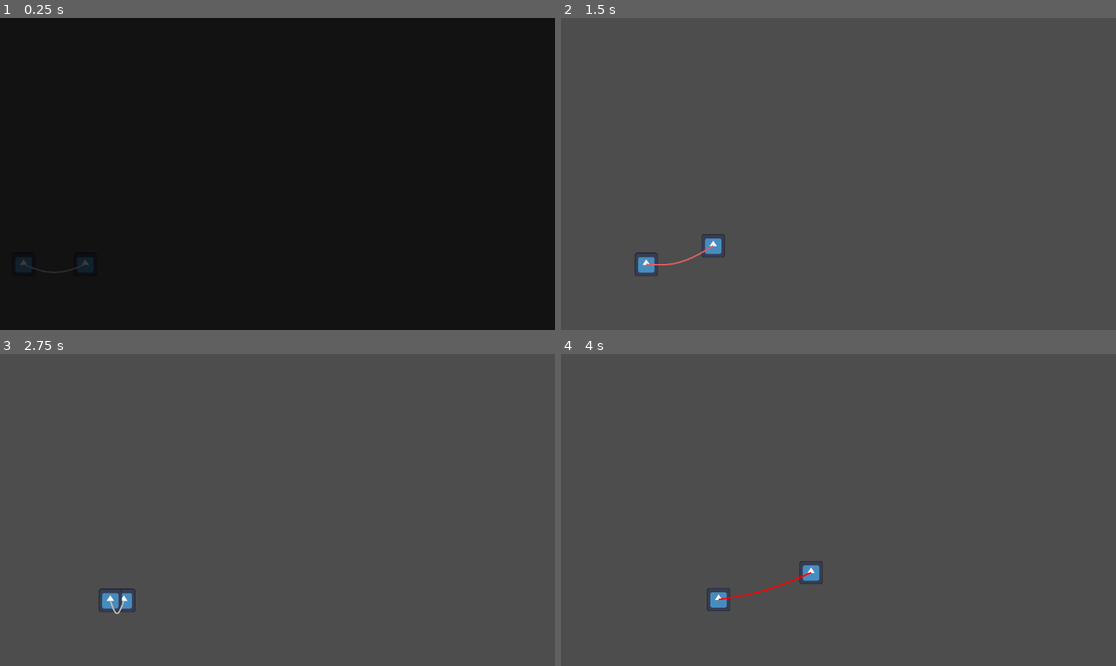
Above: before the commit, frames 1-4 (two rows, left to right).
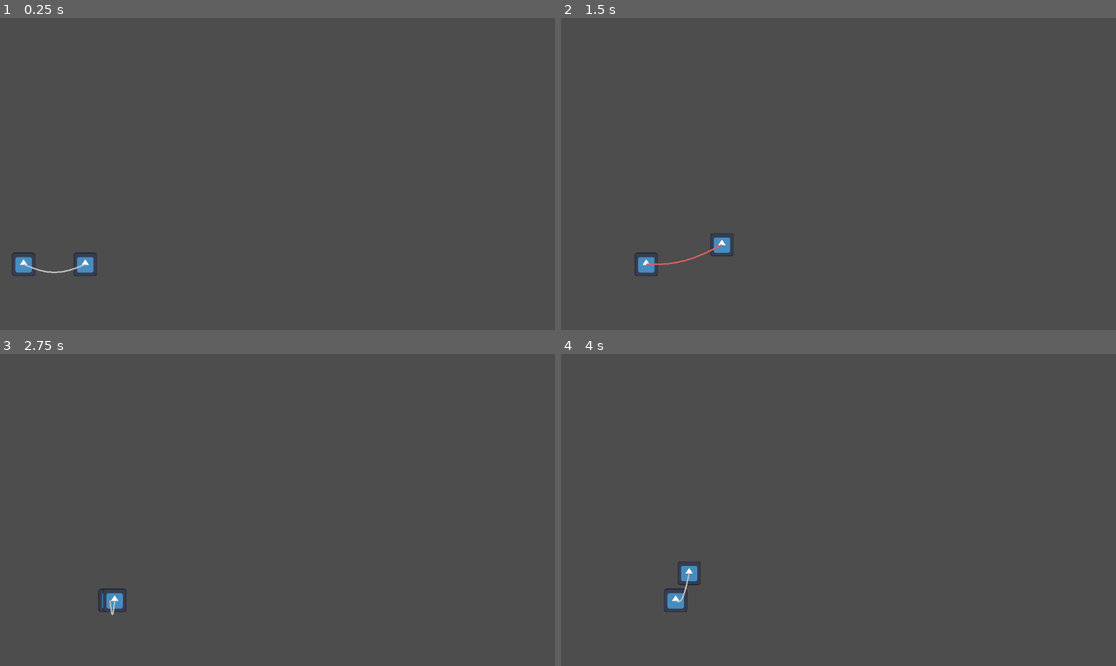
Above: after the commit, the same moments.

Repository: g3evorz/global-game-jam
Game: Godot game, scene res://Scenes/main.tscn
The game is run twice, just before and just after one commit, with the same random seed, the same clock (stepped at 60 frames per second) and the same inputs. The engine's default icon, where the game draws it, is replaced by a stand-in: a white triangle on a blue panel in a dark square.
Inputs:
- Up to frame 1 (0.25 s): no input
- Up to frame 2 (1.5 s): hold D (Right_1) from 0.53 s (still down); tap L (Left_2) at 0.6 s; tap W (Jump_1) at 0.77 s; tap J (Right_2) at 1.35 s
- Up to frame 3 (2.75 s): tap W (Jump_1) at 1.52 s; release D (Right_1) at 2.03 s; hold A (Left_1) from 2.03 s (still down); hold K (down_2) from 2.03 s (still down)
- Up to frame 4 (4 s): release A (Left_1) at 2.78 s; release K (down_2) at 2.78 s; hold D (Right_1) from 2.78 s (still down); tap L (Left_2) at 2.85 s; tap W (Jump_1) at 3.02, 3.77 s; tap J (Right_2) at 3.6 s

The runs differ from the first frame. In frame 1, 100% of the frame differs, in the area x 0-100%, y 0-100%; in frame 2, 0.3%; in frame 3, 0.2%; in frame 4, 0.9%.

Commit message:
mask drop

Diff:
--- a/Scenes/Player.tscn
+++ /dev/null
@@ -1,5 +0,0 @@
-[gd_scene format=3 uid="uid://dl5ued4tbdqp"]
-
-[node name="CharacterBody2D" type="CharacterBody2D" unique_id=960122774]
-
-[node name="CollisionShape2D" type="CollisionShape2D" parent="." unique_id=912313588]
--- a/Scenes/Player_1.tscn
+++ b/Scenes/Player_1.tscn
@@ -1,14 +1,15 @@
 [gd_scene format=3 uid="uid://dl5ued4tbdqp"]
 
-[ext_resource type="Script" uid="uid://btipd6bbc0g1m" path="res://Scripts/player_1.gd" id="1_kyqiw"]
+[ext_resource type="Script" uid="uid://3phrsbje1auh" path="res://Scripts/player_1.gd" id="1_kyqiw"]
 [ext_resource type="Texture2D" uid="uid://6h1leoblr3b" path="res://icon.svg" id="1_rpqav"]
 
 [sub_resource type="CapsuleShape2D" id="CapsuleShape2D_qbkls"]
 radius = 14.0
 height = 48.0
 
-[node name="Player_1" type="CharacterBody2D" unique_id=122645840]
+[node name="Player_1" type="CharacterBody2D" unique_id=122645840 groups=["player"]]
 z_index = 1
+collision_layer = 2
 script = ExtResource("1_kyqiw")
 
 [node name="Sprite2D" type="Sprite2D" parent="." unique_id=1476258077]
--- a/Scenes/Player_2.tscn
+++ b/Scenes/Player_2.tscn
@@ -8,6 +8,7 @@
 height = 48.0
 
 [node name="Player_2" type="CharacterBody2D" unique_id=960122774]
+collision_layer = 2
 script = ExtResource("1_iqhtf")
 
 [node name="Sprite2D" type="Sprite2D" parent="." unique_id=1476258077]
--- a/Scenes/main.tscn
+++ b/Scenes/main.tscn
@@ -6,6 +6,7 @@
 [ext_resource type="PackedScene" uid="uid://cypgstlswfr6h" path="res://Scenes/LaddderArea2D.tscn" id="4_jjvhh"]
 [ext_resource type="Script" uid="uid://d2oshpl5310mu" path="res://Scripts/chain.gd" id="5_kry3j"]
 [ext_resource type="Script" uid="uid://drmnebmex6guc" path="res://Scripts/main_ui.gd" id="6_21xkr"]
+[ext_resource type="PackedScene" uid="uid://bd1wnwb5v5t2j" path="res://Scenes/mask_drop.tscn" id="7_6bp64"]
 
 [sub_resource type="WorldBoundaryShape2D" id="WorldBoundaryShape2D_bo1nx"]
 distance = -26.0
@@ -69,6 +70,7 @@
 
 [node name="Player_2" parent="." unique_id=1689809568 instance=ExtResource("3_8gbba")]
 position = Vector2(177, 506)
+item_scene = ExtResource("7_6bp64")
 
 [node name="StaticBody2D" type="StaticBody2D" parent="." unique_id=1512278732]
 position = Vector2(49, 511)
@@ -92,6 +94,7 @@
 chain_segments = 10
 
 [node name="Control" type="Control" parent="." unique_id=7466575]
+visible = false
 z_index = 10
 layout_mode = 3
 anchors_preset = 0
--- /dev/null
+++ b/Scenes/mask_drop.tscn
@@ -0,0 +1,26 @@
+[gd_scene format=3 uid="uid://bd1wnwb5v5t2j"]
+
+[ext_resource type="Script" uid="uid://bfhf42gcv00lh" path="res://Scripts/mask_drop.gd" id="1_pb8yt"]
+
+[sub_resource type="CircleShape2D" id="CircleShape2D_pb8yt"]
+
+[sub_resource type="CircleShape2D" id="CircleShape2D_w7fds"]
+radius = 11.0
+
+[node name="MaskDrop" type="RigidBody2D" unique_id=483263141]
+collision_layer = 4
+contact_monitor = true
+max_contacts_reported = 1
+script = ExtResource("1_pb8yt")
+
+[node name="CollisionShape2D" type="CollisionShape2D" parent="." unique_id=1254874610]
+shape = SubResource("CircleShape2D_pb8yt")
+
+[node name="Area2D" type="Area2D" parent="." unique_id=264361268]
+collision_layer = 4
+collision_mask = 2
+
+[node name="CollisionShape2D" type="CollisionShape2D" parent="Area2D" unique_id=1496512276]
+shape = SubResource("CircleShape2D_w7fds")
+
+[node name="PickupTimer" type="Timer" parent="." unique_id=710245641]
--- /dev/null
+++ b/Scripts/mask_drop.gd
@@ -0,0 +1,56 @@
+extends RigidBody2D
+
+signal item_destroyed
+
+@export var pickup_time: float = 20.0
+@export var blink_start_time: float = 2.0
+
+@onready var sprite = $Sprite2D
+@onready var timer = $PickupTimer
+@onready var area = $Area2D
+
+var can_pickup: bool = false
+
+func _ready():
+	gravity_scale = 1.0
+	lock_rotation = true
+
+	# Connect Area2D signal
+	if area:
+		area.body_entered.connect(_on_area_body_entered)
+
+	# Start timer
+	if timer:
+		timer.wait_time = pickup_time
+		timer.one_shot = true
+		timer.timeout.connect(_on_timer_timeout)
+		timer.start()
+
+	can_pickup = true
+
+func _physics_process(delta):
+	if not timer:
+		return
+
+	var time_remaining = timer.time_left
+
+	# Blink effect
+	if sprite and time_remaining <= blink_start_time and time_remaining > 0:
+		var blink_speed = 10.0
+		sprite.modulate.a = 0.5 + abs(sin(Time.get_ticks_msec() / 100.0 * blink_speed)) * 0.5
+
+func _on_area_body_entered(body):
+	if body.is_in_group("player") and can_pickup:
+		pickup(body)
+
+func pickup(player):
+	can_pickup = false
+	print("Item picked up!")
+
+	item_destroyed.emit()
+	queue_free()
+
+func _on_timer_timeout():
+	print("Item expired!")
+	item_destroyed.emit()
+	get_tree().change_scene_to_file("res://Scenes/game_over.tscn")
--- a/Scripts/player_2.gd
+++ b/Scripts/player_2.gd
@@ -7,26 +7,39 @@
 @export var ACCELERATION: float  = 8.0
 @export var FRICTION: float = 14.5
 
-
+@export var item_scene: PackedScene
+@export var drop_interval: float = 15.0
+var drop_offset: Vector2 = Vector2(0, 50)
+var drop_timer: Timer
 
 var on_ladder: bool = false
+var can_move: bool = true
 
+func _ready() -> void:
+	drop_timer = Timer.new()
+	drop_timer.wait_time = drop_interval
+	drop_timer.autostart = true
+	drop_timer.timeout.connect(_on_drop_timer_timeout)
+	add_child(drop_timer)
 
 func _physics_process(delta: float) -> void:
 	_ladder_detect()
-	if on_ladder:
-		ladder_movement(delta)
+	if can_move:
+		if on_ladder:
+			ladder_movement(delta)
+		else:
+			movement(delta)
 	else:
-		movement(delta)
+		if not is_on_floor() and not on_ladder:
+			velocity += get_gravity() * delta
+		velocity.x = move_toward(velocity.x, 0, SPEED)
 
 	move_and_slide()
+
 func movement(delta: float) -> void:
-
-	# Add the gravity.
 	if not is_on_floor():
 		velocity += get_gravity() * delta
 
-	# Handle jump.
 	if Input.is_action_just_pressed("Jump_2") and is_on_floor():
 		velocity.y = JUMP_VELOCITY
 
@@ -55,3 +68,20 @@
 	velocity.y = lerp(velocity.y, y_input * MAX_SPEED, velocity_weight)
 	velocity.x = 0.0
 	$Sprite2D.rotation_degrees = lerp($Sprite2D.rotation_degrees, 0.0, 16.5 * delta)
+
+func _on_drop_timer_timeout():
+	drop_item()
+
+func drop_item():
+	if not item_scene:
+		return
+	var item = item_scene.instantiate()
+	item.global_position = global_position + drop_offset
+
+	item.item_destroyed.connect(_on_item_destroyed)
+	get_parent().add_child(item)
+	can_move = false
+	print("item dropped")
+
+func _on_item_destroyed():
+	can_move = true
--- a/project.godot
+++ b/project.godot
@@ -18,6 +18,10 @@
 run/main_scene="uid://b77lie4y80eqs"
 config/features=PackedStringArray("4.6", "GL Compatibility")
 config/icon="res://icon.svg"
+
+[global_group]
+
+player=""
 
 [input]
 
Not shown, added: Scripts/mask_drop.gd.uid
Renamed: window_zone.gd -> Scripts/window_zone.gd
Renamed: window_zone.gd.uid -> Scripts/window_zone.gd.uid
